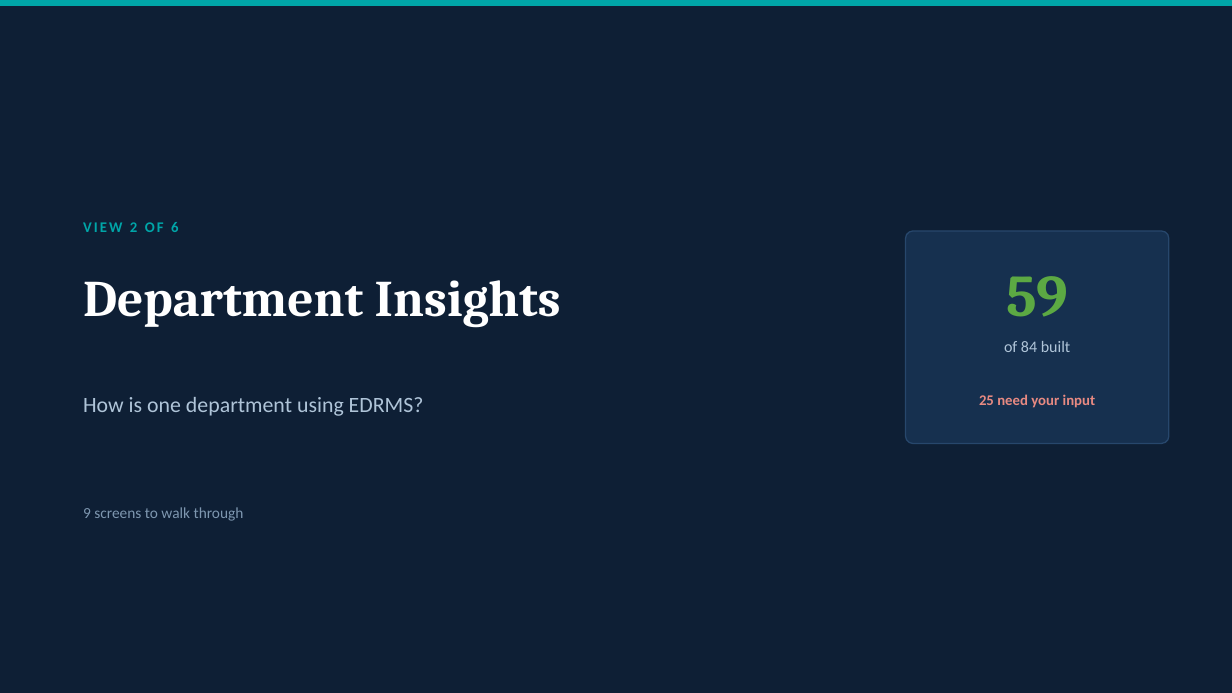
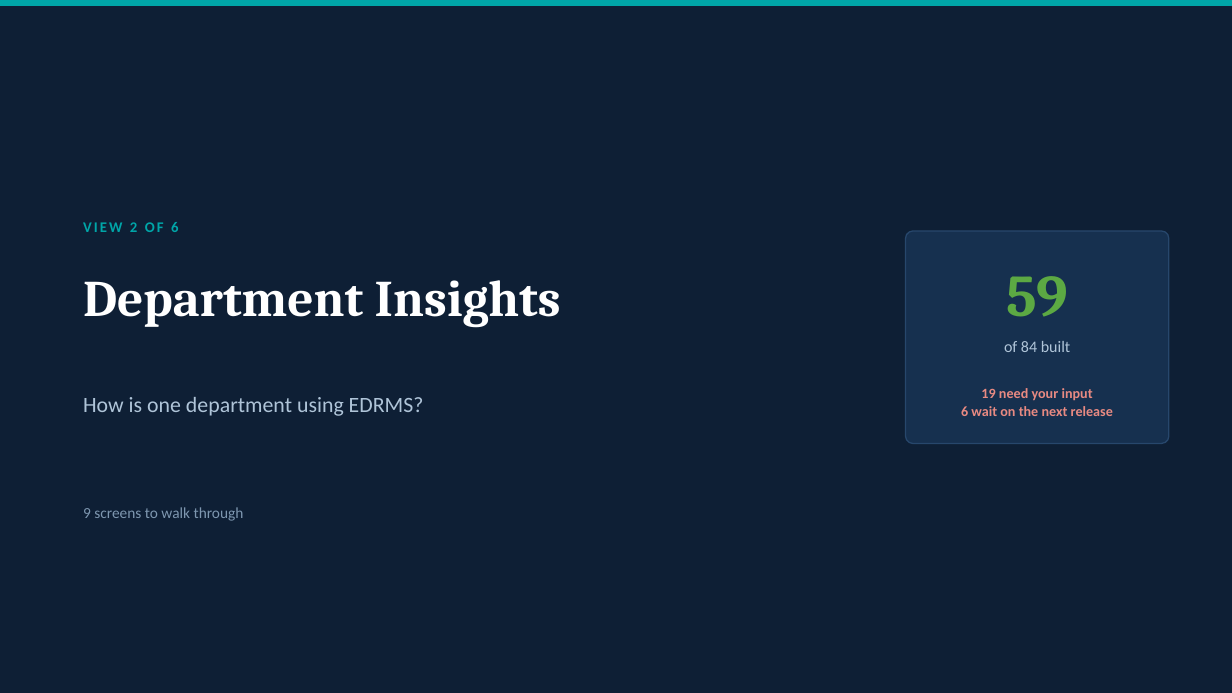
Before and after one commit to perezfiles01-droid/Jim, a slide deck: slide 18 of EDRMS_Client_Workshop_2026-08-22.pptx (slide 17 before the commit). Drawn at 1232x693 pixels with LibreOffice and Linux fonts; fonts in the diff are those of the drawing. Boxes give left, top, right and bottom in pixels: in the first picture for what was removed or moved away, otherwise in the second. Text is boxed around its words. In the diff, an @@ line names an element or a change of style, - is before the commit and + after.

```diff
--- a/EDRMS_Client_Workshop_2026-08-22.pptx
+++ b/EDRMS_Client_Workshop_2026-08-22.pptx
@@ text at [961,388,1113,416]: text changed; size 11.5 to 11 pt @@
-25 need your input
+19 need your input
+6 wait on the next release
```
Also in this commit, not shown: 16 other slides changed, 4 slides added, 2 other files.
